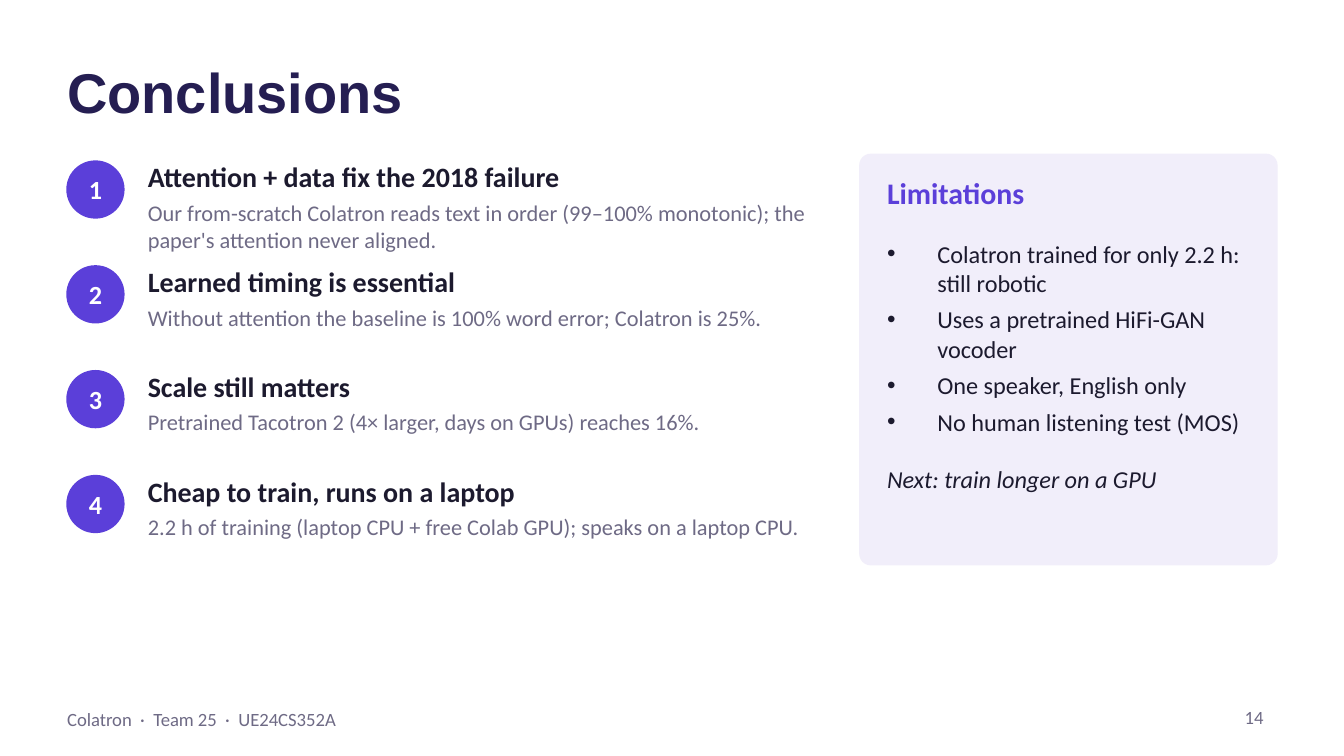
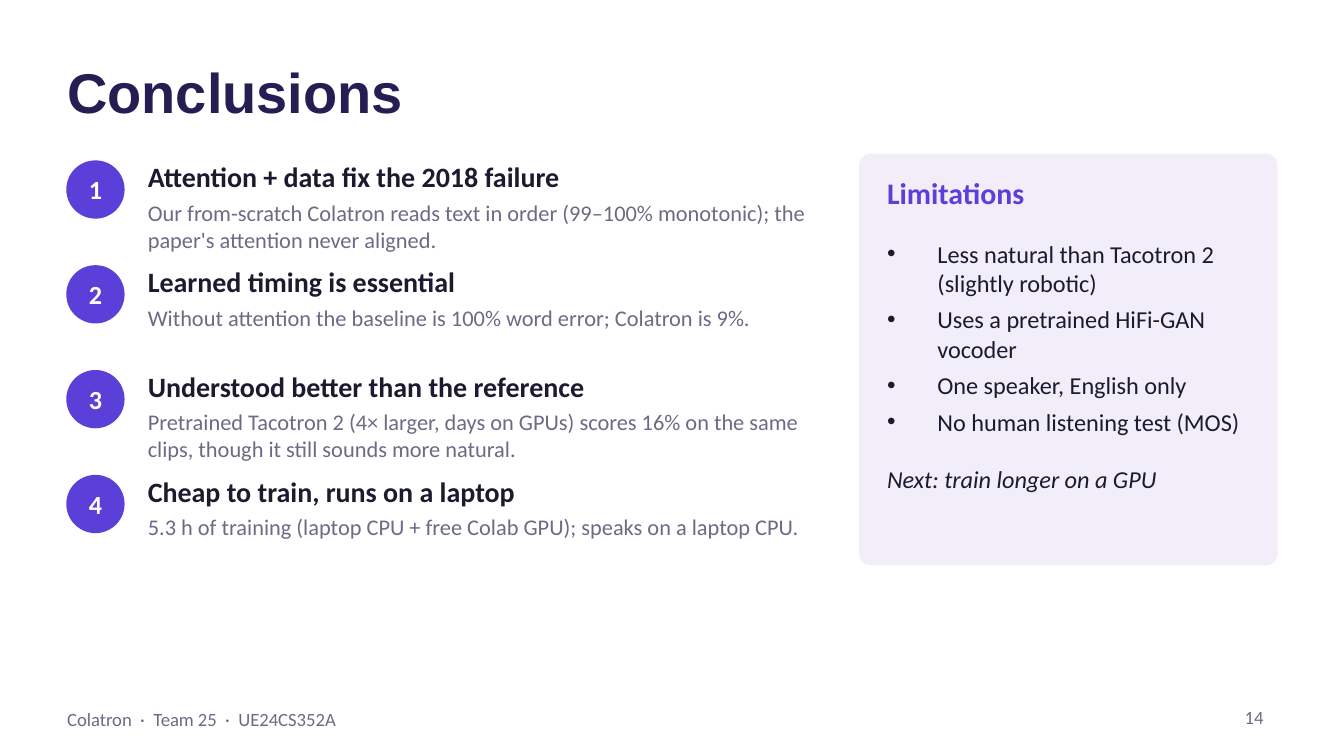
Before and after one commit to Mann0801/colatron-tts, a slide deck: slide 14 of report/Colatron_Slides.pptx. Drawn at 1344x756 pixels with LibreOffice and Linux fonts; fonts in the diff are those of the drawing. Boxes give left, top, right and bottom in pixels: in the first picture for what was removed or moved away, otherwise in the second. Text is boxed around its words. In the diff, an @@ line names an element or a change of style, - is before the commit and + after.

Commit message:
Update results to Colatron step 18,000

```diff
--- a/report/Colatron_Slides.pptx
+++ b/report/Colatron_Slides.pptx
@@ text at box(937, 246, 1214, 296): text changed @@
-• Colatron trained for only 2.2 h: still robotic
+• Less natural than Tacotron 2 (slightly robotic)
@@ text at box(148, 310, 750, 329): text changed @@
-Without attention the baseline is 100% word error; Colatron is 25%.
+Without attention the baseline is 100% word error; Colatron is 9%.
@@ text at box(148, 377, 585, 398): text changed @@
-Scale still matters
+Understood better than the reference
@@ text at box(148, 414, 797, 461): text changed @@
-Pretrained Tacotron 2 (4× larger, days on GPUs) reaches 16%.
+Pretrained Tacotron 2 (4× larger, days on GPUs) scores 16% on the same clips, though it still sounds more natural.
@@ text at box(148, 519, 798, 539): text changed @@
-2.2 h of training (laptop CPU + free Colab GPU); speaks on a laptop CPU.
+5.3 h of training (laptop CPU + free Colab GPU); speaks on a laptop CPU.
```
Also in this commit, not shown: 3 other slides changed, 30 other files.
